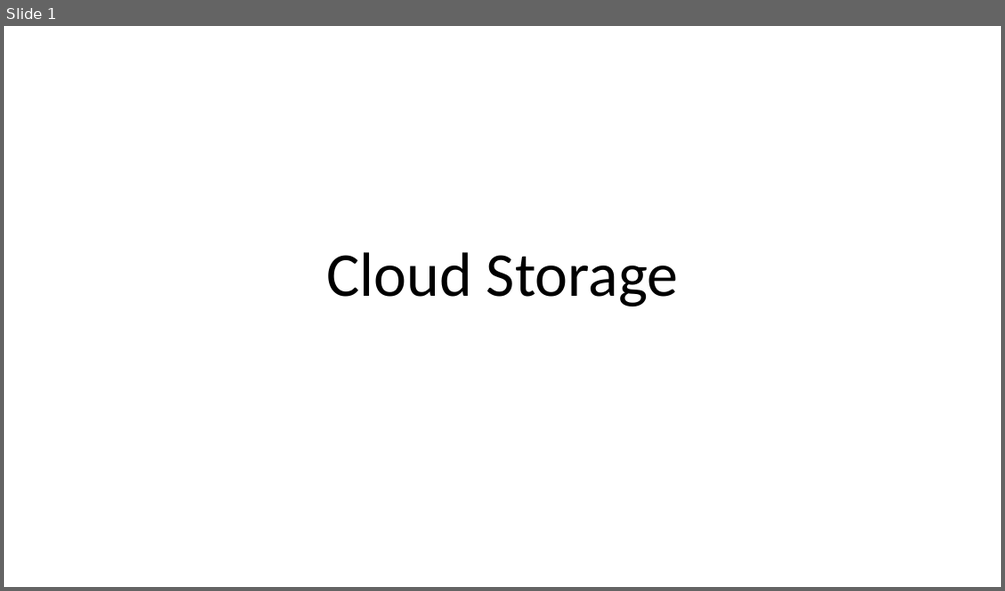
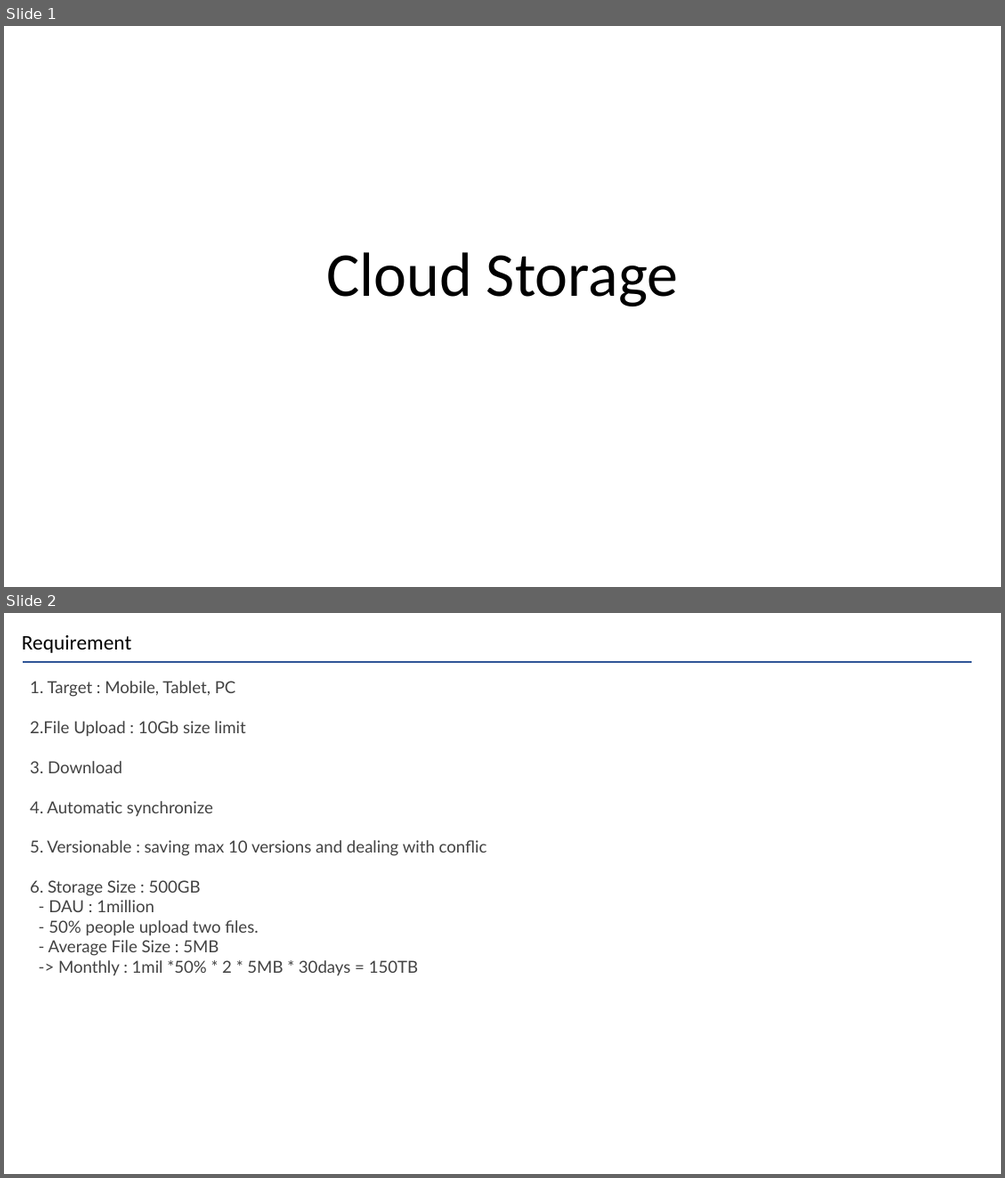
Before and after one commit to Joel-Hwang/leetcode, a slide deck: CloudStorage.pptx. Shown one above the other, each under a label of ours: slide 1 before the commit, slides 1 and 2 after it. The pictures are 1005x591 and 1005x1178 pixels, drawn with LibreOffice and Linux fonts; fonts in the diff are those of the drawing. Boxes give left, top, right and bottom in pixels: in the first picture for what was removed or moved away, otherwise in the second. Text is boxed around its words. In the diff, an @@ line names an element or a change of style, - is before the commit and + after.

```diff
--- a/CloudStorage.pptx
+++ b/CloudStorage.pptx
@@ slide 2 added at <box>4,613,1001,1174</box>, background #FFFFFF @@
@@ text added at <box>22,635,131,653</box>, 20 pt, text #000000 @@
+Requirement
@@ line added from (23, 662) to (971, 662), #2F5597 1.5 pt @@
@@ text added at <box>30,681,487,975</box>, 16 pt, text #424242 @@
+1. Target : Mobile, Tablet, PC
+2. File Upload : 10Gb size limit
+3. Download
+4. Automatic synchronize
+5. Versionable : saving max 10 versions and dealing with conflic
+6. Storage Size : 500GB
+   - DAU : 1million
+   - 50% people upload two files.
+   - Average File Size : 5MB
+   -> Monthly : 1mil *50% * 2 * 5MB * 30days = 150TB
```
Also in this commit, not shown: 1 slide changed, 2 other slides added, 2 slides removed.
